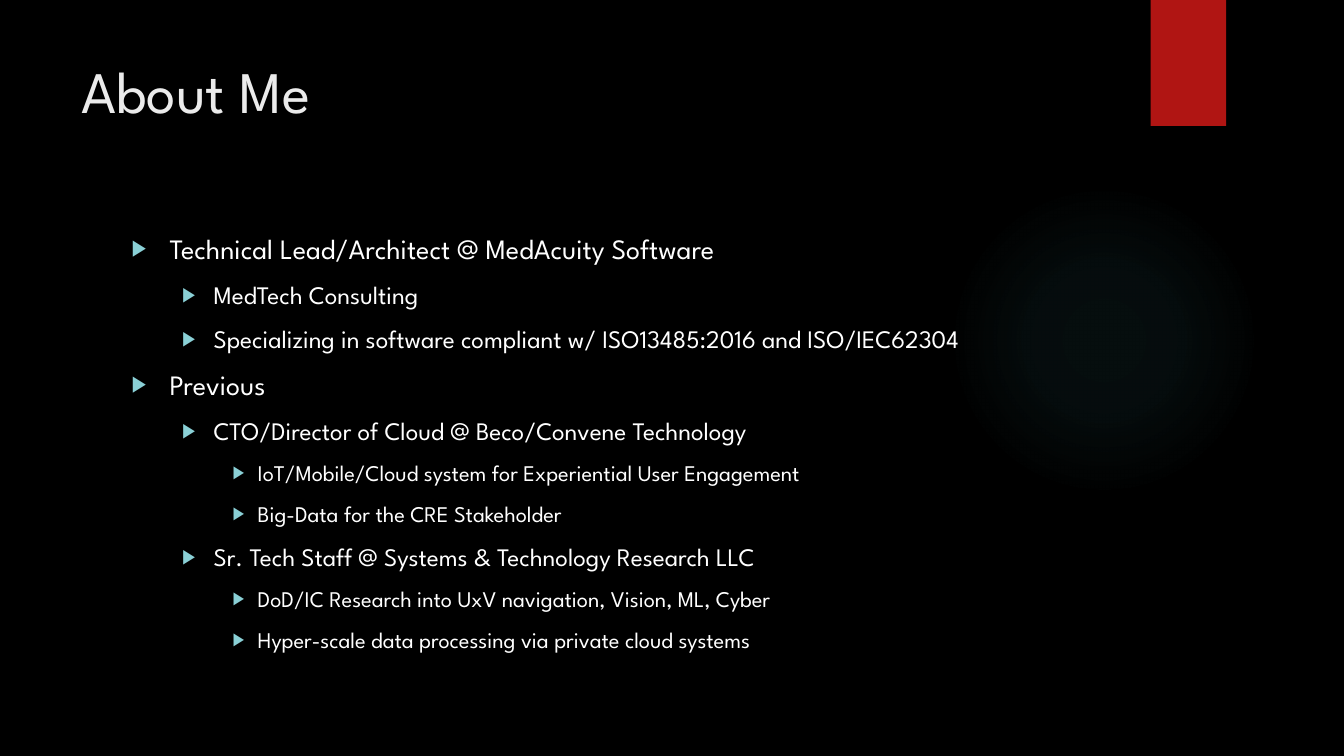
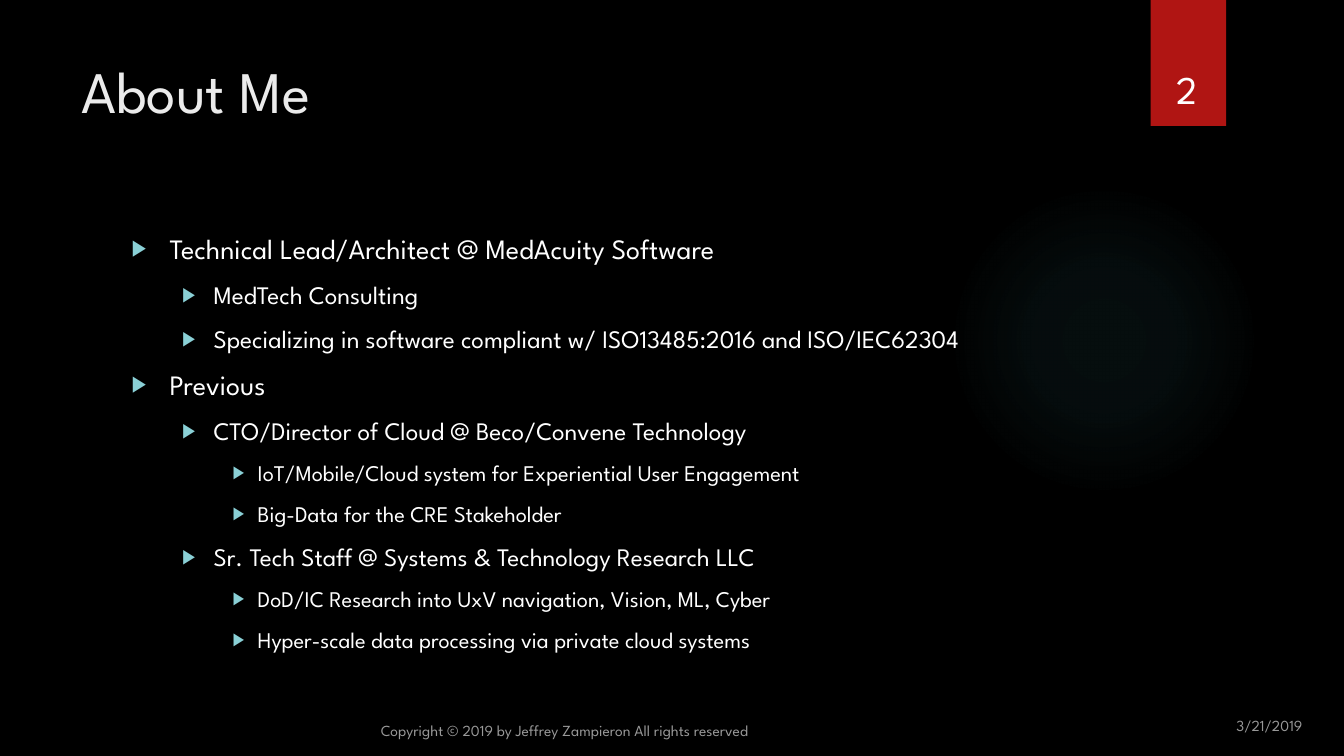
Before and after one commit to jzampieron/pgconf2019, a slide deck: slide 2 of presentation/JZ_PGConf2019.pptx. Drawn at 1344x756 pixels with LibreOffice and Linux fonts; fonts in the diff are those of the drawing; background and template pictures are left out. Boxes give left, top, right and bottom in pixels: in the first picture for what was removed or moved away, otherwise in the second. Text is boxed around its words. In the diff, an @@ line names an element or a change of style, - is before the commit and + after.

```diff
--- a/presentation/JZ_PGConf2019.pptx
+++ b/presentation/JZ_PGConf2019.pptx
@@ page number added at (1177, 77, 1198, 104), 28 pt, text #FFFFFF @@
+2
@@ text added at (381, 725, 748, 740), 11 pt, text #FFFFFF at 60% opacity @@
+Copyright © 2019 by Jeffrey Zampieron All rights reserved
@@ text added at (1236, 720, 1302, 733), 11 pt, text #FFFFFF at 60% opacity @@
+3/21/2019
```
Also in this commit, not shown: 2 other slides changed, 18 slides added, 1 slide removed.
